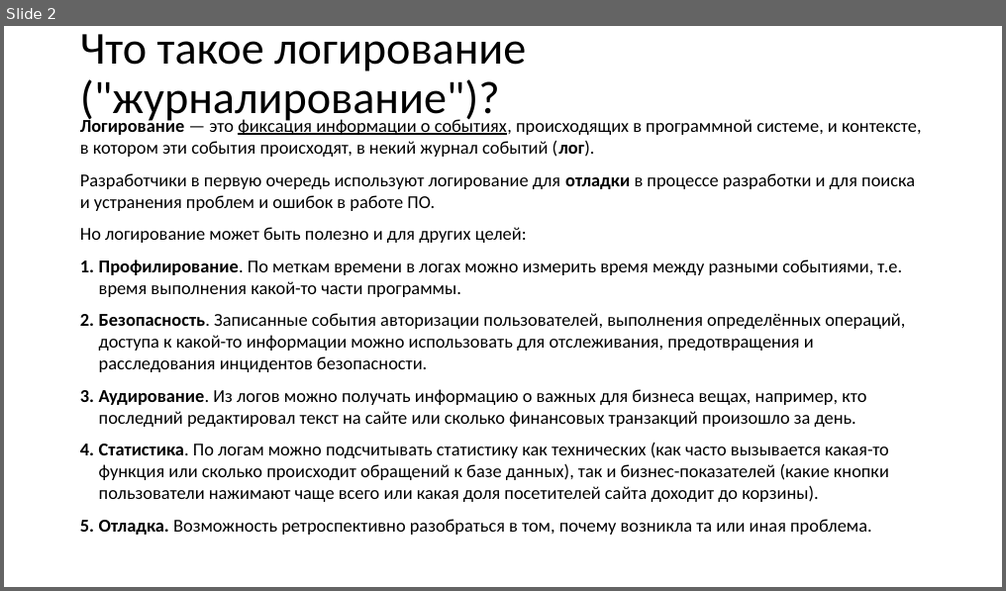
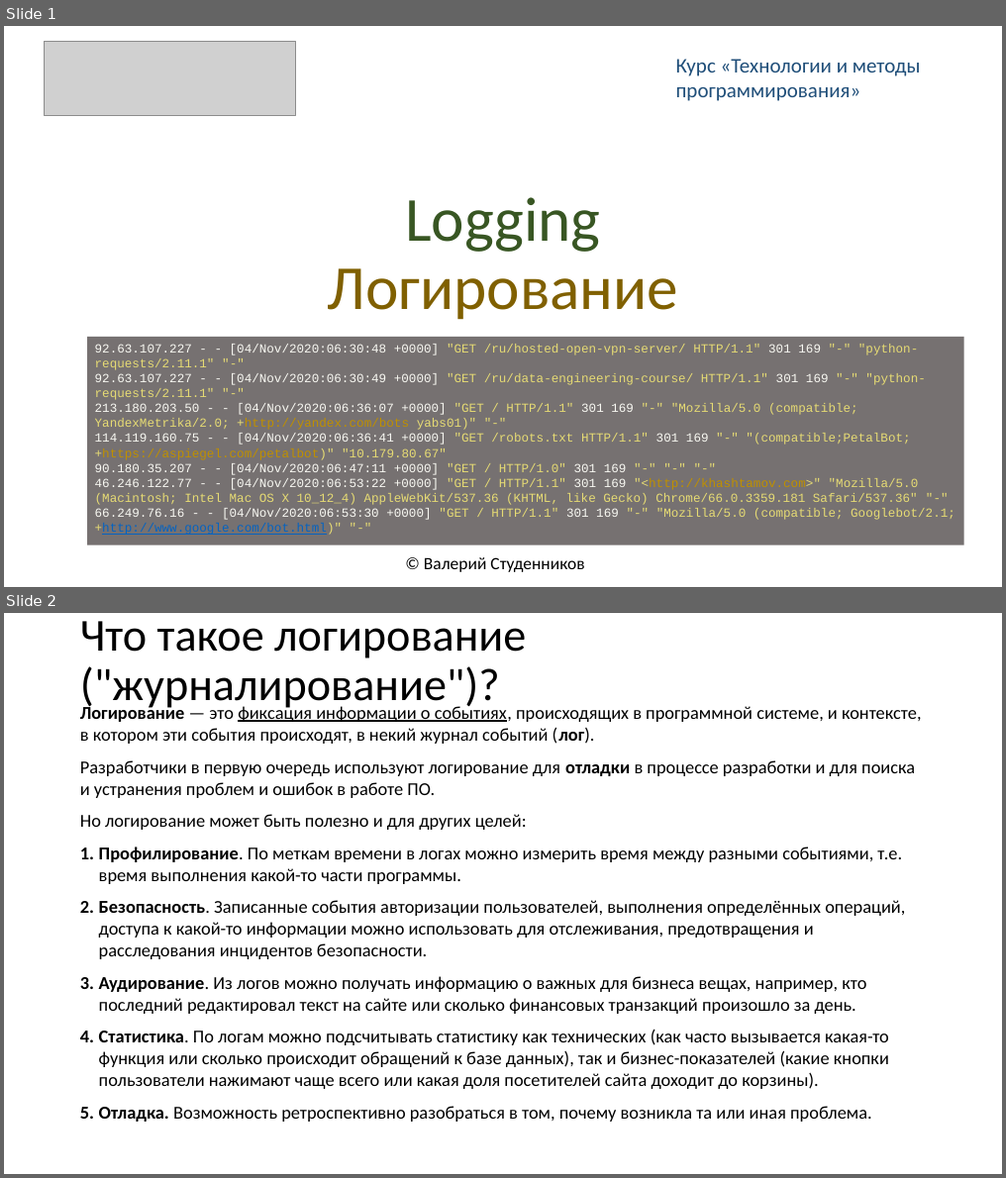
Before and after one commit to xtrueman/prog_instruments, a slide deck: presentations/Logging.pptx. Shown one above the other, each under a label of ours: slide 2 before the commit, slides 1 and 2 after it. The pictures are 1006x591 and 1006x1178 pixels, drawn with LibreOffice and Linux fonts; fonts in the diff are those of the drawing; grey boxes stand for pictures. Boxes give left, top, right and bottom in pixels: in the first picture for what was removed or moved away, otherwise in the second. Text is boxed around its words. In the diff, an @@ line names an element or a change of style, - is before the commit and + after.

Commit message:
logging links

```diff
--- a/presentations/Logging.pptx
+++ b/presentations/Logging.pptx
@@ slide 1 added at <box>4,26,1002,587</box>, background #FFFFFF @@
@@ picture added at <box>45,41,296,115</box> @@
@@ text added at <box>676,59,921,101</box>, 20 pt, text #1F4E79 @@
+Курс «Технологии и методы программирования»
@@ title added at <box>328,197,679,320</box>, 60.3 pt, text #806000 @@
+Logging
+Логирование
@@ subtitle added at <box>87,337,963,546</box>, fill #767171, 12 pt, text #E6DB74 @@
+92.63.107.227 - - [04/Nov/2020:06:30:48 +0000] "GET /ru/hosted-open-vpn-server/ HTTP/1.1" 301 169 "-" "python-requests/2.11.1" "-"
+92.63.107.227 - - [04/Nov/2020:06:30:49 +0000] "GET /ru/data-engineering-course/ HTTP/1.1" 301 169 "-" "python-requests/2.11.1" "-"
+213.180.203.50 - - [04/Nov/2020:06:36:07 +0000] "GET / HTTP/1.1" 301 169 "-" "Mozilla/5.0 (compatible; YandexMetrika/2.0; +http://yandex.com/bots yabs01)" "-"
+114.119.160.75 - - [04/Nov/2020:06:36:41 +0000] "GET /robots.txt HTTP/1.1" 301 169 "-" "(compatible;PetalBot;+https://aspiegel.com/petalbot)" "10.179.80.67"
+90.180.35.207 - - [04/Nov/2020:06:47:11 +0000] "GET / HTTP/1.0" 301 169 "-" "-" "-"
+46.246.122.77 - - [04/Nov/2020:06:53:22 +0000] "GET / HTTP/1.1" 301 169 "<http://khashtamov.com>" "Mozilla/5.0 (Macintosh; Intel Mac OS X 10_12_4) AppleWebKit/537.36 (KHTML, like Gecko) Chrome/66.0.3359.181 Safari/537.36" "-"
+66.249.76.16 - - [04/Nov/2020:06:53:30 +0000] "GET / HTTP/1.1" 301 169 "-" "Mozilla/5.0 (compatible; Googlebot/2.1; +http://www.google.com/bot.html)" "-"
@@ text added at <box>424,558,584,572</box>, 16.6 pt, text #000000 @@
+  © Валерий Студенников
```
Also in this commit, not shown: 3 slides changed, 2 other slides added, 1 slide removed, 1 other file.
